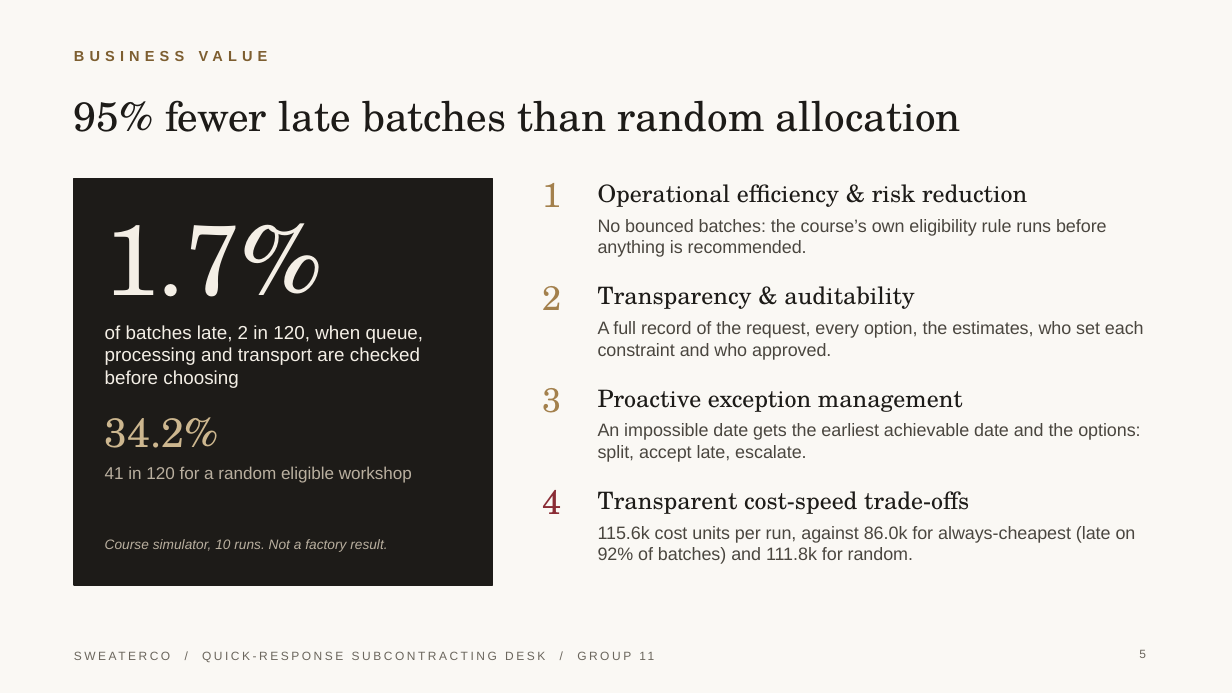
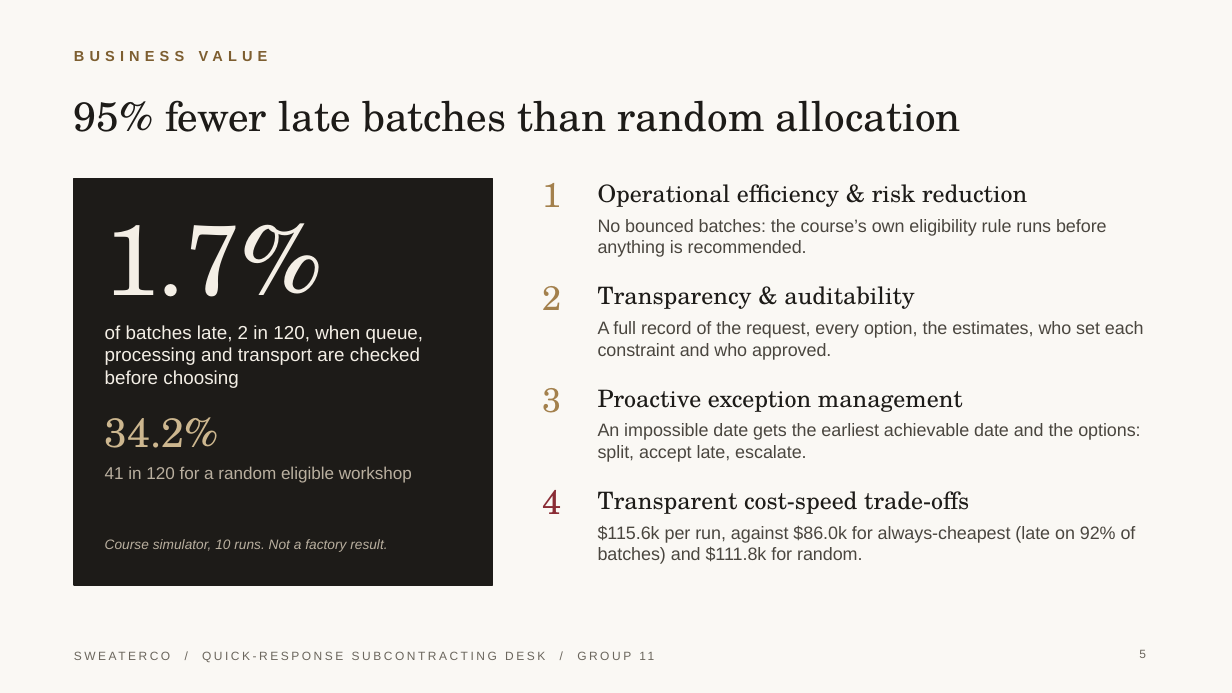
Before and after one commit to JoshuaGloor/dss5105-capstone-project, a slide deck: slide 5 of docs/slides/reviewed/Presentation_Group11_Sprint1.pptx. Drawn at 1232x693 pixels with LibreOffice and Linux fonts; fonts in the diff are those of the drawing. Boxes give left, top, right and bottom in pixels: in the first picture for what was removed or moved away, otherwise in the second. Text is boxed around its words. In the diff, an @@ line names an element or a change of style, - is before the commit and + after.

Commit message:
Show slide 5 costs in dollars

```diff
--- a/docs/slides/reviewed/Presentation_Group11_Sprint1.pptx
+++ b/docs/slides/reviewed/Presentation_Group11_Sprint1.pptx
@@ text at (598, 525, 1136, 564): text changed @@
-115.6k cost units per run, against 86.0k for always-cheapest (late on 92% of batches) and 111.8k for random.
+$115.6k per run, against $86.0k for always-cheapest (late on 92% of batches) and $111.8k for random.
```
Also in this commit, not shown: 3 other files.
